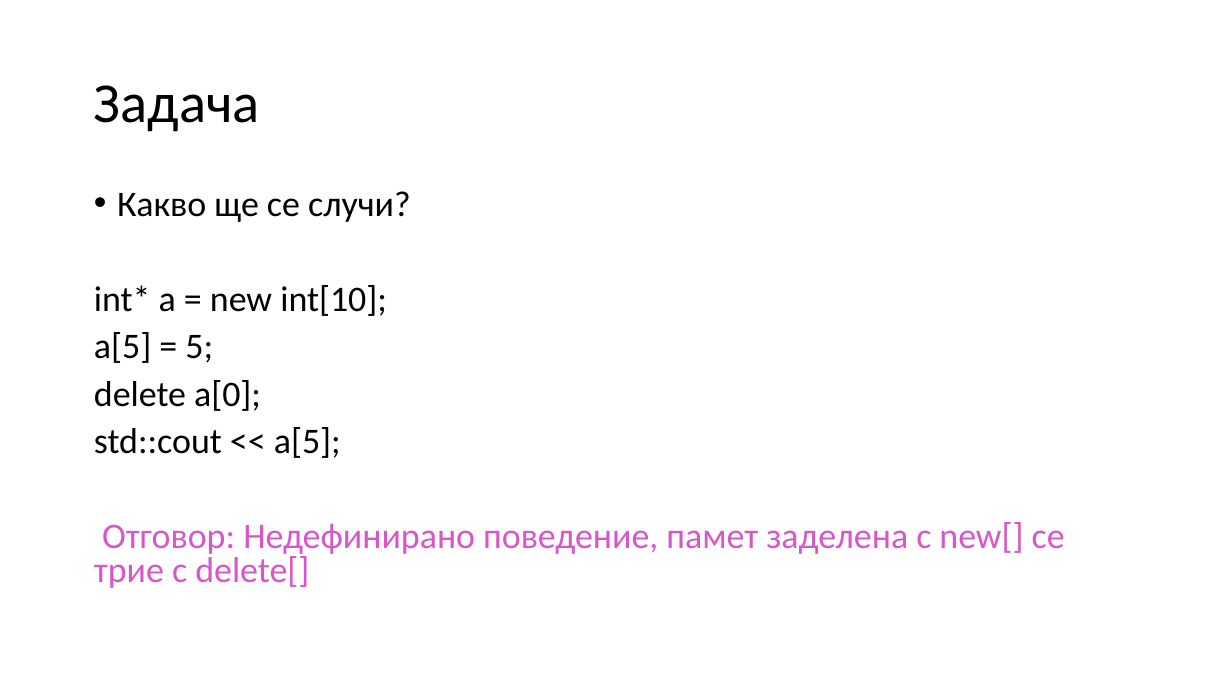
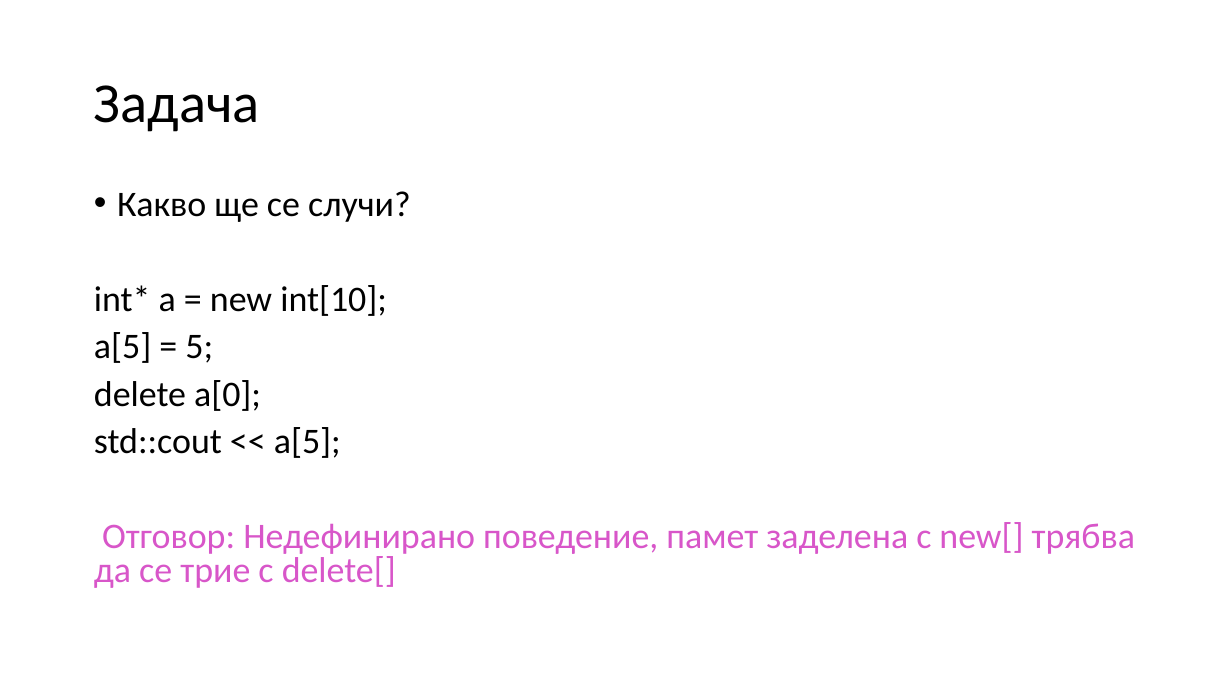
Before and after one commit to Mapmo/Uni-CPP, a slide deck: slide 64 of Introducing To Programming Materials/Consultation 3/Consultation3.pptx (slide 63 before the commit). Drawn at 1232x693 pixels with LibreOffice and Linux fonts; fonts in the diff are those of the drawing. Boxes give left, top, right and bottom in pixels: in the first picture for what was removed or moved away, otherwise in the second. Text is boxed around its words. In the diff, an @@ line names an element or a change of style, - is before the commit and + after.

```diff
--- a/Introducing To Programming Materials/Consultation 3/Consultation3.pptx
+++ b/Introducing To Programming Materials/Consultation 3/Consultation3.pptx
@@ text at <box>94,522,1135,588</box>: text changed @@
-Отговор: Недефинирано поведение, памет заделена с new[] се трие с delete[]
+Отговор: Недефинирано поведение, памет заделена с new[] трябва да се трие с delete[]
```
Also in this commit, not shown: 19 other slides changed, 3 slides added, 2 other files.
